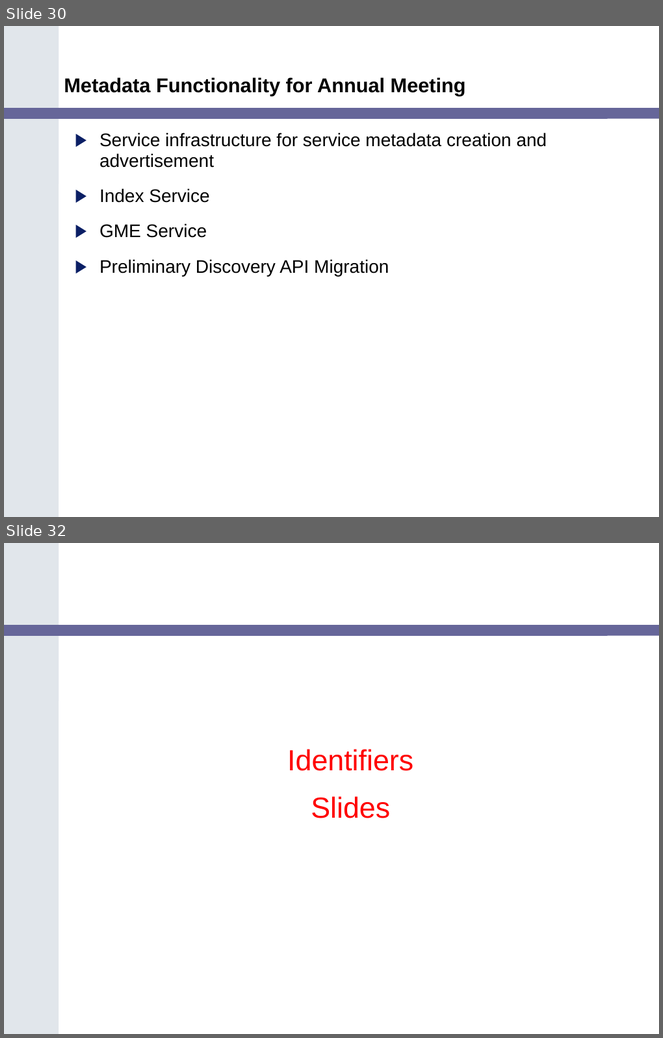
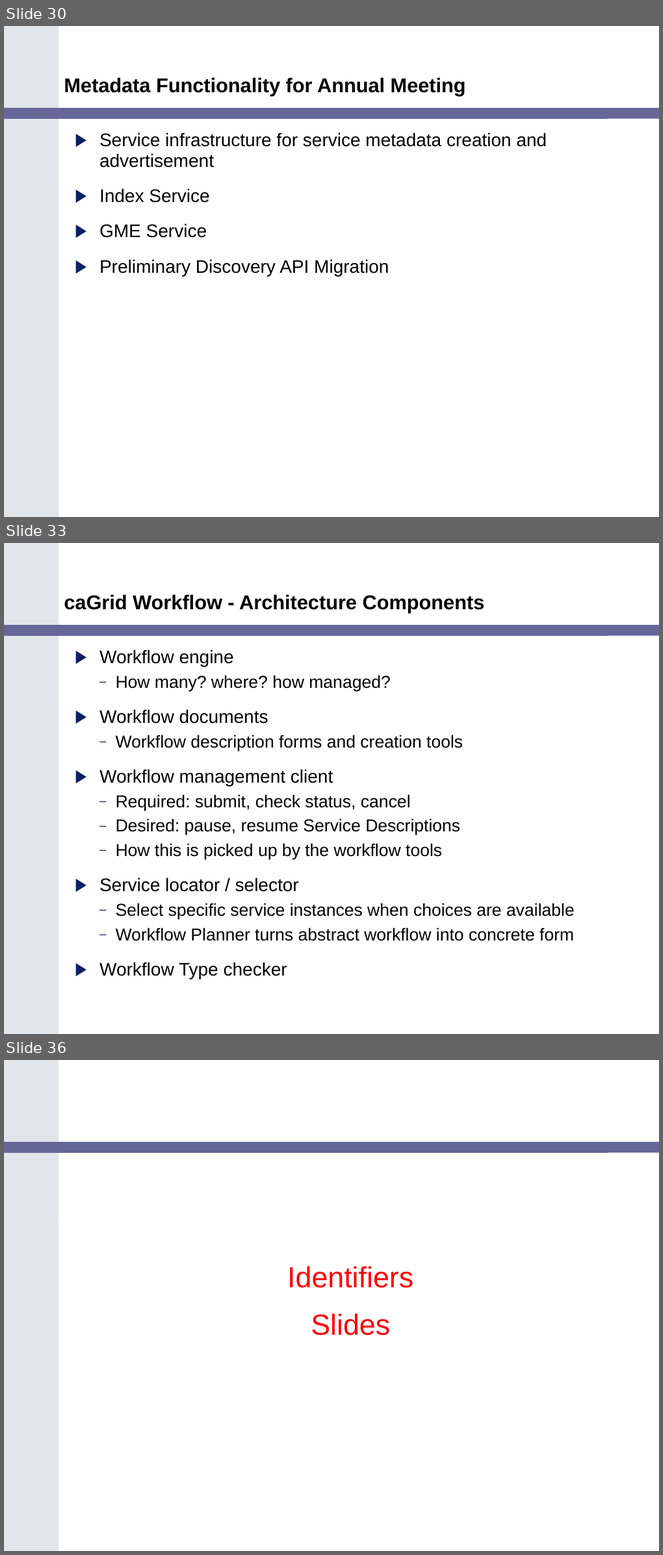
Before and after one commit to NCIP/cagrid-portal, a slide deck: cagrid-1-0/Documentation/presentations/200602_VCDE_ARCH/caGrid_Update_Arch_VCDE_Feb1.ppt. Shown one above the other, each under a label of ours: slides 30 and 32 before the commit, slides 30, 33 and 36 after it; the slides between them are not shown. The pictures are 663x1038 and 663x1555 pixels, drawn with LibreOffice and Linux fonts; fonts in the diff are those of the drawing; background and template pictures are left out. Boxes give left, top, right and bottom in pixels: in the first picture for what was removed or moved away, otherwise in the second. Text is boxed around its words. In the diff, an @@ line names an element or a change of style, - is before the commit and + after.

```diff
--- a/cagrid-1-0/Documentation/presentations/200602_VCDE_ARCH/caGrid_Update_Arch_VCDE_Feb1.ppt
+++ b/cagrid-1-0/Documentation/presentations/200602_VCDE_ARCH/caGrid_Update_Arch_VCDE_Feb1.ppt
@@ slide 33 added at [4,543,659,1034], background #FFFFFF; not listed: 2 template elements that a slide beside it also shows @@
@@ title added at [64,594,485,613], 22 pt, text #000000, bold @@
+caGrid Workflow - Architecture Components
@@ text added at [100,650,575,979], 19 pt, text #000000 @@
+▶ Workflow engine
+  – How many? where? how managed?
+▶ Workflow documents
+  – Workflow description forms and creation tools
+▶ Workflow management client
+  – Required: submit, check status, cancel
+  – Desired: pause, resume Service Descriptions
+  – How this is picked up by the workflow tools
+▶ Service locator / selector
+  – Select specific service instances when choices are available
+  – Workflow Planner turns abstract workflow into concrete form
+▶ Workflow Type checker
@@ what was slide 32 is now slide 36 @@
```
Also in this commit, not shown: 15 other slides added, 2 slides removed.
